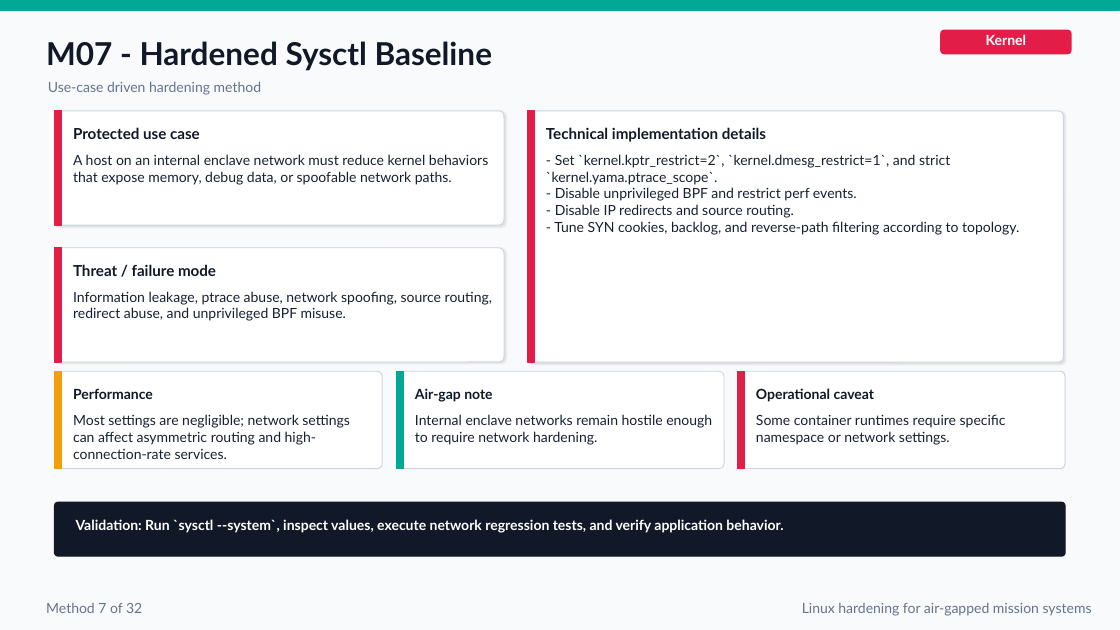
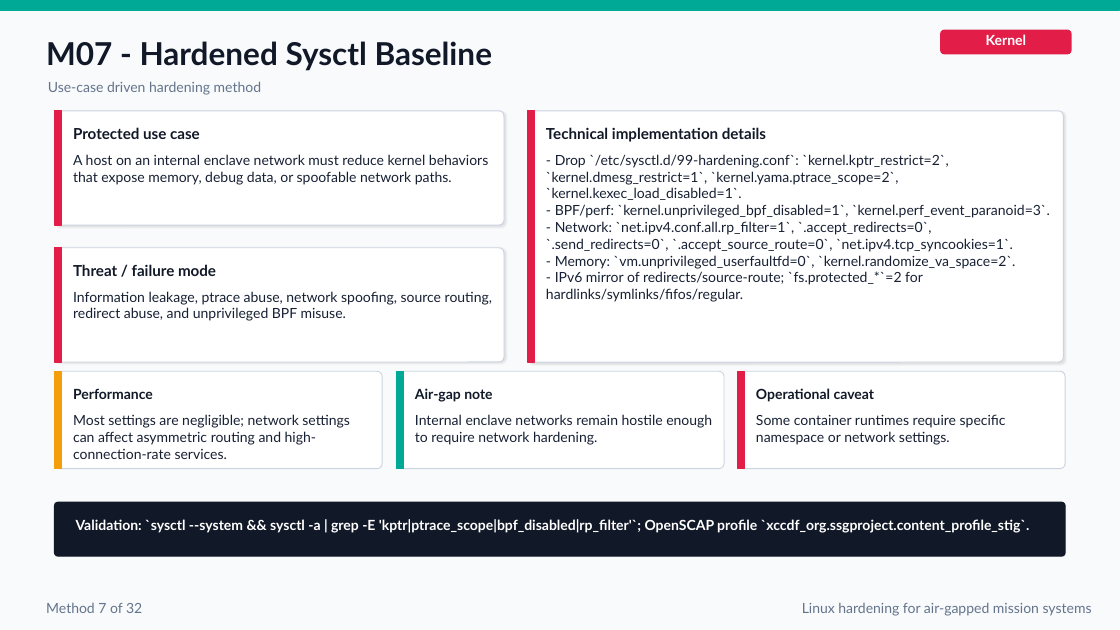
Before and after one commit to FelixKras/Drawio-stuff-, a slide deck: slide 17 of Linux_Mission_Critical_Air_Gapped_Hardening_Final.pptx. Drawn at 1120x630 pixels with LibreOffice and Linux fonts; fonts in the diff are those of the drawing. Boxes give left, top, right and bottom in pixels: in the first picture for what was removed or moved away, otherwise in the second. Text is boxed around its words. In the diff, an @@ line names an element or a change of style, - is before the commit and + after.

```diff
--- a/Linux_Mission_Critical_Air_Gapped_Hardening_Final.pptx
+++ b/Linux_Mission_Critical_Air_Gapped_Hardening_Final.pptx
@@ text at bbox=[546, 154, 1050, 302]: text changed @@
-- Set `kernel.kptr_restrict=2`, `kernel.dmesg_restrict=1`, and strict `kernel.yama.ptrace_scope`.
-- Disable unprivileged BPF and restrict perf events.
-- Disable IP redirects and source routing.
-- Tune SYN cookies, backlog, and reverse-path filtering according to topology.
+- Drop `/etc/sysctl.d/99-hardening.conf`: `kernel.kptr_restrict=2`, `kernel.dmesg_restrict=1`, `kernel.yama.ptrace_scope=2`, `kernel.kexec_load_disabled=1`.
+- BPF/perf: `kernel.unprivileged_bpf_disabled=1`, `kernel.perf_event_paranoid=3`.
+- Network: `net.ipv4.conf.all.rp_filter=1`, `.accept_redirects=0`, `.send_redirects=0`, `.accept_source_route=0`, `net.ipv4.tcp_syncookies=1`.
+- Memory: `vm.unprivileged_userfaultfd=0`, `kernel.randomize_va_space=2`.
+- IPv6 mirror of redirects/source-route; `fs.protected_*`=2 for hardlinks/symlinks/fifos/regular.
@@ text at bbox=[76, 519, 1030, 533]: text changed @@
-Validation: Run `sysctl --system`, inspect values, execute network regression tests, and verify application behavior.
+Validation: `sysctl --system && sysctl -a | grep -E 'kptr|ptrace_scope|bpf_disabled|rp_filter'`; OpenSCAP profile `xccdf_org.ssgproject.content_profile_stig`.
```
Also in this commit, not shown: 35 other slides changed, 1 slide added.
